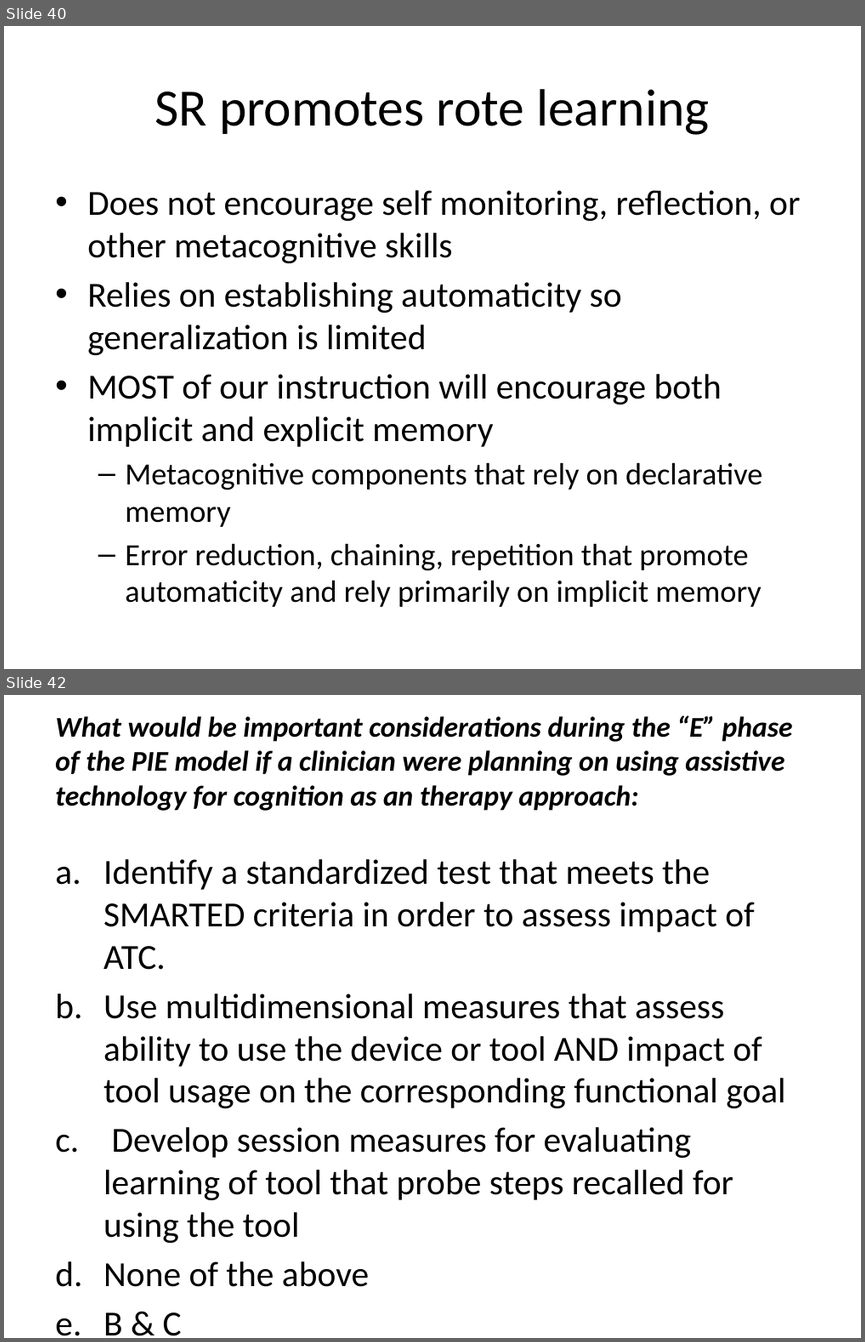
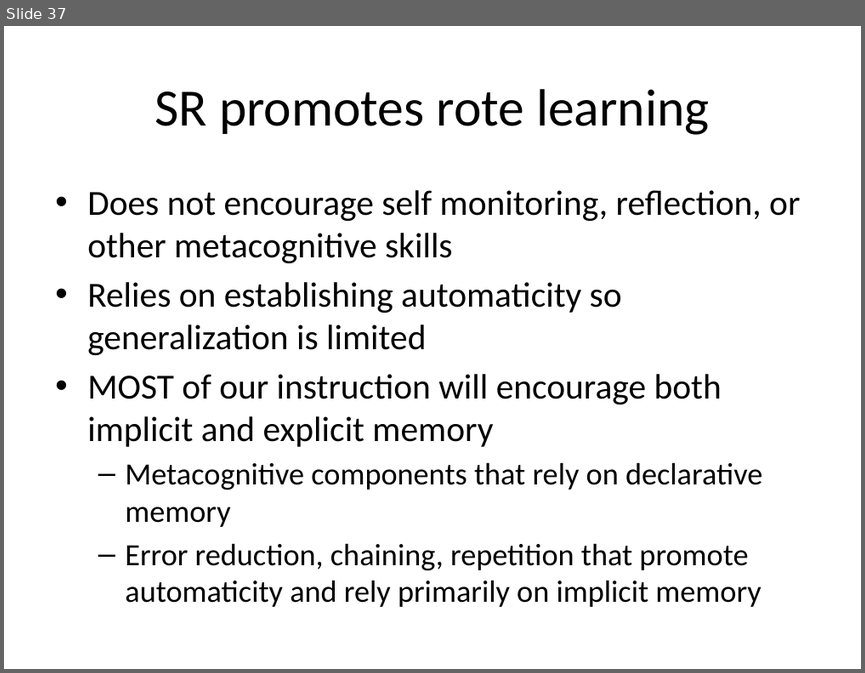
Before and after one commit to Jim-Wright90/cds_663_winter_2021, a slide deck: slides/Week4_Memory_21.pptx. Shown one above the other, each under a label of ours: slides 40 and 42 before the commit, slide 37 after it; the slides between them are not shown. The pictures are 865x1342 and 865x673 pixels, drawn with LibreOffice and Linux fonts; fonts in the diff are those of the drawing. Boxes give left, top, right and bottom in pixels: in the first picture for what was removed or moved away, otherwise in the second. Text is boxed around its words. In the diff, an @@ line names an element or a change of style, - is before the commit and + after.

```diff
--- a/slides/Week4_Memory_21.pptx
+++ b/slides/Week4_Memory_21.pptx
@@ slide 42 removed at (4,695,861,1338), background #FFFFFF @@
@@ title removed at (55,715,793,811) @@
-What would be important considerations during the “E” phase of the PIE model if a clinician were planning on using assistive technology for cognition as an therapy approach:
@@ text removed at (103,859,785,1287) @@
-a. Identify a standardized test that meets the SMARTED criteria in order to assess impact of ATC.
-b. Use multidimensional measures that assess ability to use the device or tool AND impact of tool usage on the corresponding functional goal
-c. Develop session measures for evaluating learning of tool that probe steps recalled for using the tool
-d. None of the above
-e. B & C
@@ what was slide 40 is now slide 37 @@
```
Also in this commit, not shown: 4 slides changed, 4 other slides removed.
